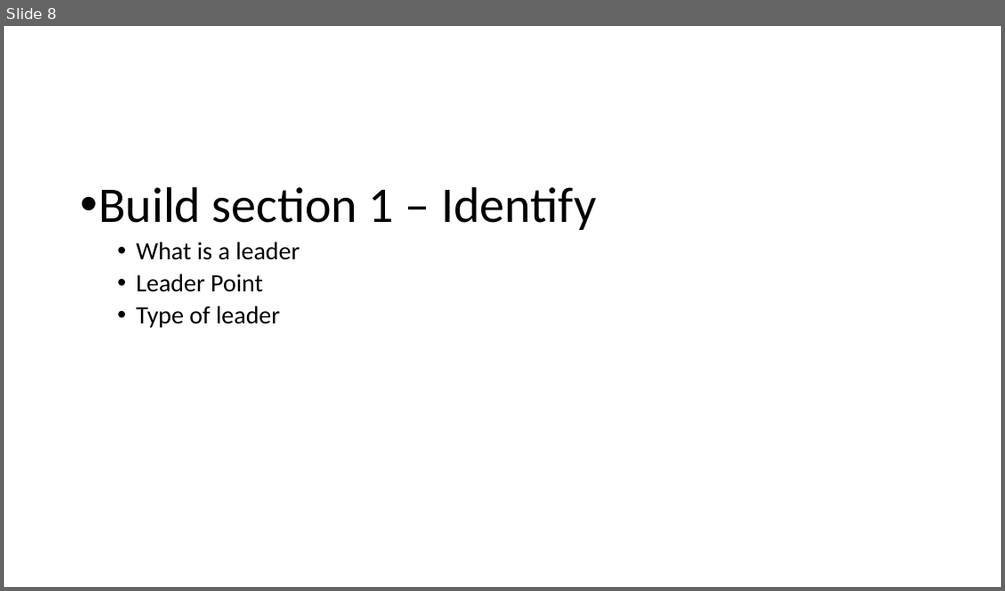
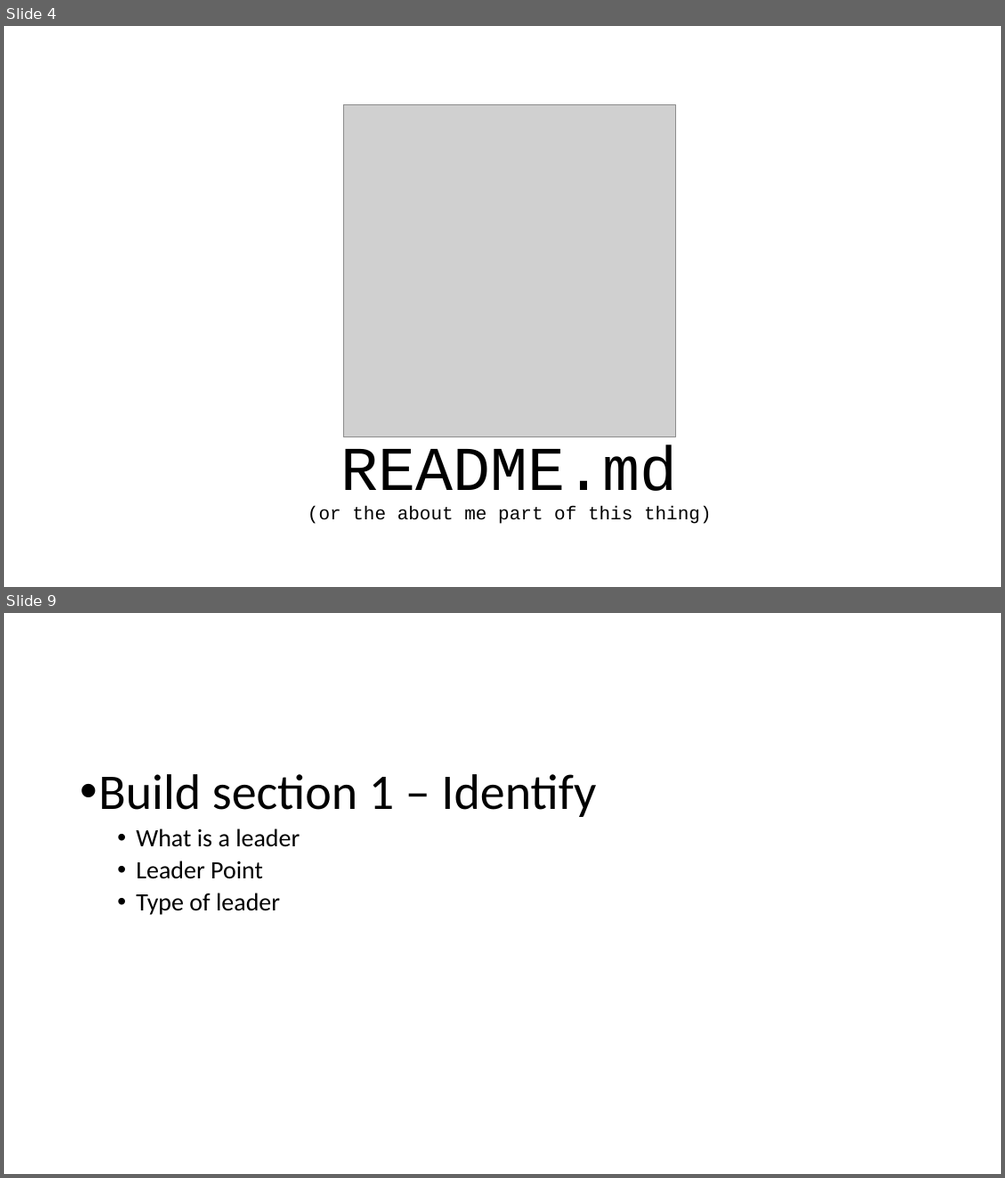
Before and after one commit to iamkeeler/THAT-Conference, a slide deck: 2021/Becoming a Leader.pptx. Shown one above the other, each under a label of ours: slide 8 before the commit, slides 4 and 9 after it; the slides between them are not shown. The pictures are 1005x591 and 1005x1178 pixels, drawn with LibreOffice and Linux fonts; fonts in the diff are those of the drawing; grey boxes stand for pictures. Boxes give left, top, right and bottom in pixels: in the first picture for what was removed or moved away, otherwise in the second. Text is boxed around its words. In the diff, an @@ line names an element or a change of style, - is before the commit and + after.

```diff
--- a/2021/Becoming a Leader.pptx
+++ b/2021/Becoming a Leader.pptx
@@ slide 4 added at (x1=4, y1=26, x2=1001, y2=587), background #FFFFFF @@
@@ picture added at (x1=343, y1=104, x2=676, y2=436) @@
@@ text added at (x1=341, y1=444, x2=678, y2=507), 60 pt, text #000000 @@
+README.md
@@ text added at (x1=307, y1=506, x2=712, y2=524), 18 pt, text #000000 @@
+(or the about me part of this thing)
@@ what was slide 8 is now slide 9 @@
```
Also in this commit, not shown: 6 slides changed, 1 other slide added, 1 slide removed.
